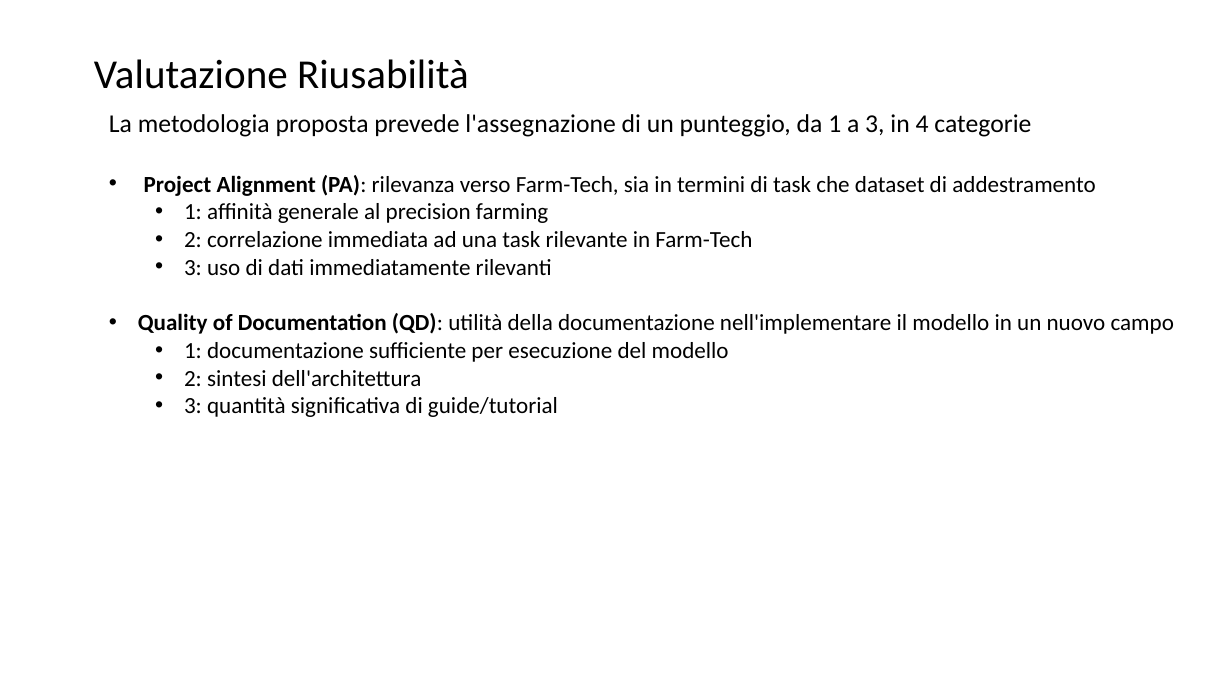
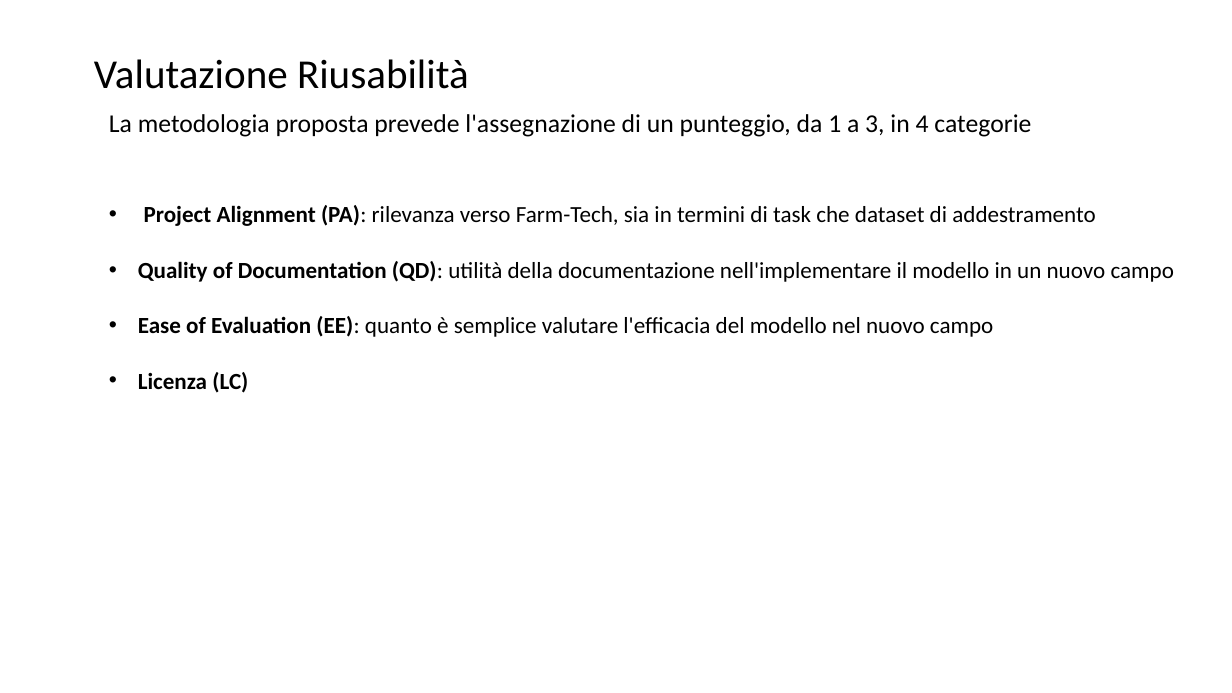
Before and after one commit to lPen88/tesi, a slide deck: slide 15 of presentazione.pptx (slide 16 before the commit). Drawn at 1232x693 pixels with LibreOffice and Linux fonts; fonts in the diff are those of the drawing. Boxes give left, top, right and bottom in pixels: in the first picture for what was removed or moved away, otherwise in the second. Text is boxed around its words. In the diff, an @@ line names an element or a change of style, - is before the commit and + after.

Commit message:
edit 2

```diff
--- a/presentazione.pptx
+++ b/presentazione.pptx
@@ text at <box>184,203,752,275</box>: paragraphs removed @@
-  • 1: affinità generale al precision farming
-  • 2: correlazione immediata ad una task rilevante in Farm-Tech
-  • 3: uso di dati immediatamente rilevanti
@@ text at <box>138,316,993,393</box>: text changed @@
-  • 1: documentazione sufficiente per esecuzione del modello
-  • 2: sintesi dell'architettura
-  • 3: quantità significativa di guide/tutorial
+• Ease of Evaluation (EE): quanto è semplice valutare l'efficacia del modello nel nuovo campo
+• Licenza (LC)
```
Also in this commit, not shown: 3 other slides changed, 5 slides removed.
